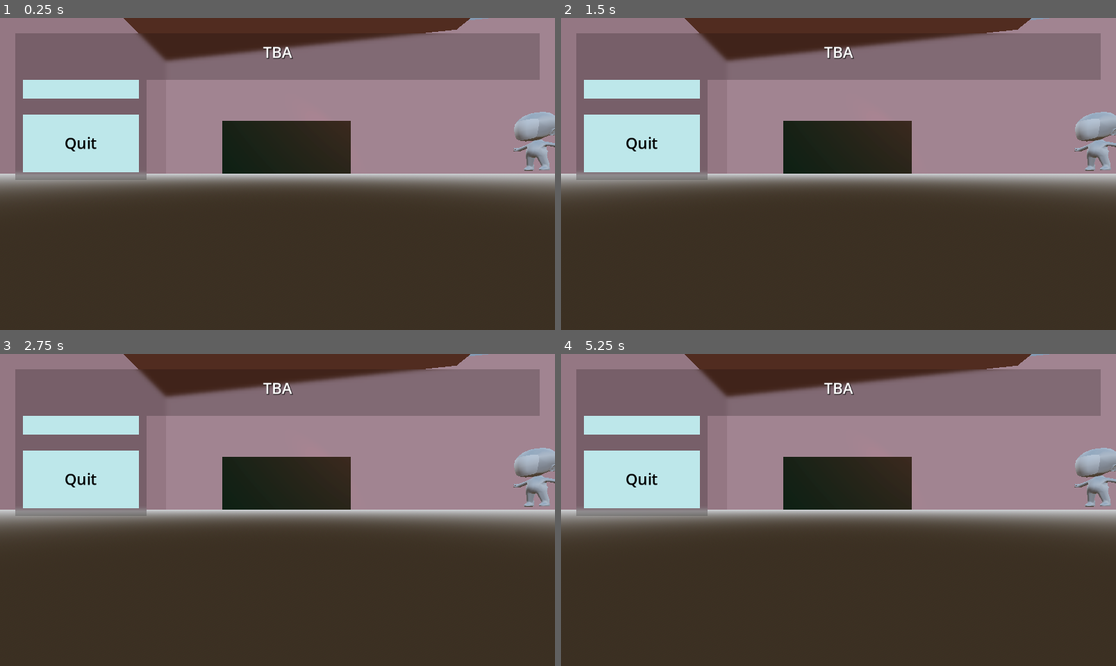
Above: before the commit, frames 1-4 (two rows, left to right).
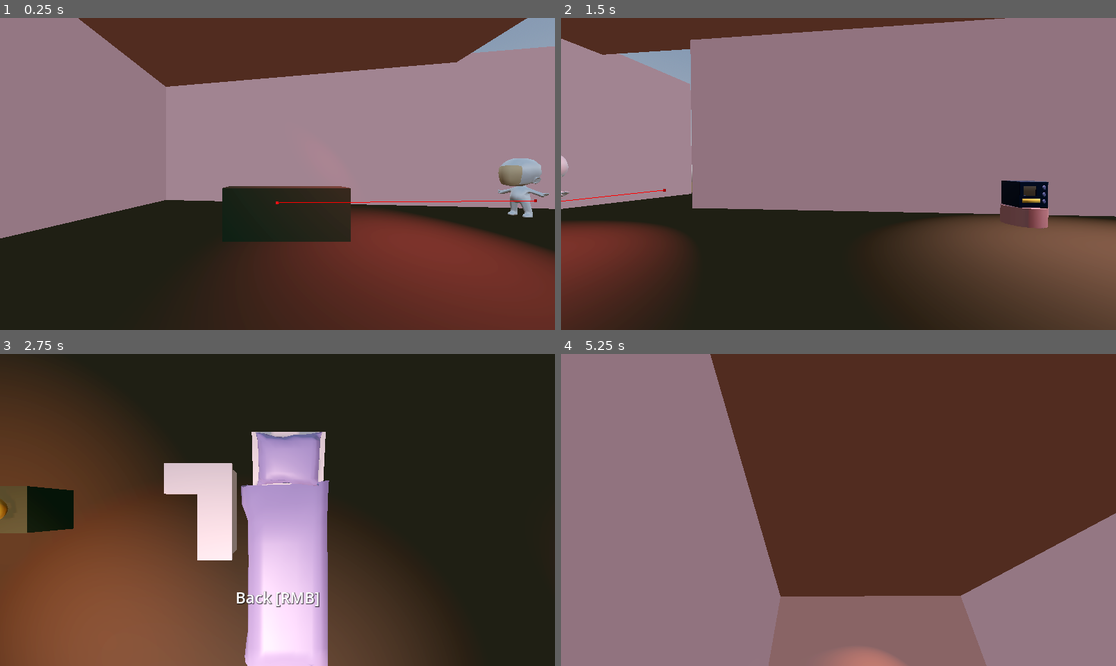
Above: after the commit, the same moments.

Repository: EppuKoskiranta/fgj26
Game: Godot game, scene res://root.tscn
The game is run twice, just before and just after one commit, with the same random seed, the same clock (stepped at 60 frames per second) and the same inputs.
Inputs (mouse positions are in pixels of both pictures, inside the frame that each line leads up to):
- Up to frame 1 (0.25 s): no input
- Up to frame 2 (1.5 s): click (644, 71) at 0.5 s, where only the run before the commit has a clickable "Resume"; tap Enter (ui_accept) at 1.25 s; move the mouse to (960, 158) at 1.27 s; hold Right (move_right) from 1.28 s (still down); right-click (960, 158) at 1.35 s; click (960, 158) at 1.42 s
- Up to frame 3 (2.75 s): tap Enter (ui_accept) at 1.52, 2.27 s; move the mouse to (166, 525) at 2.02 s; release Right (move_right) at 2.03 s; hold Down (move_backward) from 2.03 s (still down); tap E (interact) at 2.1 s
- Up to frame 4 (5.25 s): move the mouse to (894, 441) at 2.77 s; release Down (move_backward) at 2.78 s; hold Right (move_right) 2.78-3.53 s; tap Tab at 2.85, 5.1 s; tap Enter (ui_accept) at 3.5, 3.77, 4.25, 4.52 s; move the mouse to (810, 572) at 3.52 s; hold Up (move_forward) 3.53-4.28 s; right-click (810, 572) at 3.6 s; click (810, 572) at 3.67 s; move the mouse to (1005, 556) at 4.27 s; hold E (interact) 4.28-5.03 s; hold Left (move_left) from 4.28 s (still down); move the mouse to (672, 463) at 5.02 s

The runs differ from the first frame. In frame 1, 64% of the frame differs, in the area x 0-100%, y 0-100%; in frame 2, 56%; in frame 3, 90%; in frame 4, 80%.
Error before the commit: Parse Error: Could not parse global class "GameManager" from "res://GameManager/game_manager.gd". (res://main.gd:6)

Commit message:
Fix unhiding fake customer

Diff:
--- a/fgj-26-godot/GameManager/game_manager.gd
+++ b/fgj-26-godot/GameManager/game_manager.gd
@@ -70,9 +70,11 @@
 	else:
 		dialogue_with_customer.hide()
 
-	if Def.INPUT_MAPPING_MASK_LOTION_APPLY == prev_state \
-		and Customer.State.LOTIONABLE == customer_logic.state:
+	if Def.INPUT_MAPPING_MASK_LOTION_APPLY == prev_state and Customer.State.LOTIONABLE == customer_logic.state:
 		customer_logic.move_state()
+
+	if prev_state == Def.INPUT_MAPPING_MASK_LOTION_APPLY and customer_logic.state == Customer.State.LEAVE:
+		_revert_hide_customer_and_replace_with_fake()
 
 func _interacted_with(object : Node) -> void:
 	# TODO: change input mapping based on what we interacted with
@@ -95,8 +97,6 @@
 
 	if state == Customer.State.LOTIONABLE:
 		_hide_customer_and_replace_with_fake()
-	else:
-		_revert_hide_customer_and_replace_with_fake()
 
 func _hide_customer_and_replace_with_fake():
 	customer_logic.visible = false
